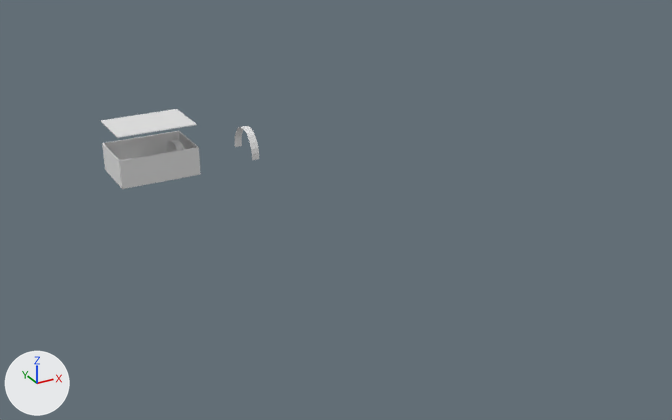
The Blender file Assets/Room.blend: old version first, new version second.
Camera for both pictures: a 50 mm camera at (-174.0, -572.0, 227.0) aimed at (40.0, -183.0, 32.0). The axes (+X, +Y, +Z) are drawn at lower left. The lights are the same throughout.

In view in the first picture: 'Arch', 'Arch.001', 'Cube', 'Cube.001', 'Cube.002', 'Cube.003', 'Floor', 'Roof'.
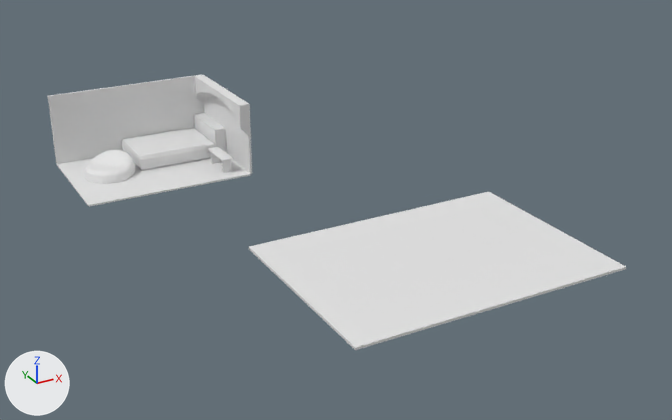
Commit message: add the final decorations to the room

Where the change shows, as pixel boxes (x1, y1, x2, y2) in the pictures (672 x 420 px):
'Roof', moved, rescaled (290% wider, 430% taller)
    before: (101, 109, 197, 138)
    after: (249, 192, 626, 350)
'Cube.003', moved, rescaled (94% wider, 109% taller)
    before: (120, 147, 200, 189)
    after: (48, 75, 204, 164)
'Floor', rescaled
    before: (124, 174, 200, 189)
    after: (57, 158, 250, 207)
'Cube.002', moved, turned, rescaled
    before: (104, 131, 179, 161)
    after: (203, 75, 252, 174)
'Plane', added
    after: (121, 129, 207, 168)
'Sphere', added
    after: (84, 150, 135, 184)
'Cube.001', moved, rescaled, turned
    before: (102, 143, 122, 188)
    after: (194, 113, 227, 153)
'Back Wall Curve', added
    after: (194, 75, 249, 136)
'Arch', deleted
    before: (235, 126, 259, 160)
'Cube', moved, rescaled, turned
    before: (178, 131, 201, 174)
    after: (208, 147, 233, 162)
'Bottom mattress', added
    after: (137, 151, 211, 170)
'Top mattress', added
    after: (187, 128, 215, 152)
'Arch.001', deleted
    before: (167, 140, 184, 152)
'BRICK', added
    after: (221, 160, 231, 173)
'BRICK.001', added
    after: (210, 152, 221, 164)

The change, as a list of edits to the scene's bpy script:
```text
Add me_cube_022:
    me_cube_022.from_pydata(...)  # 124 vertices, 136 faces; spans x -1.0..1.0, y -1.0..1.0, z -5.2..1.0
Add me_sphere_001:
    me_sphere_001.from_pydata(...)  # 482 vertices, 512 faces; spans x -1.0..1.0, y -1.24..1.0, z -0.09..0.87
Add me_plane:
    me_plane.from_pydata(...)  # 89 vertices, 73 faces; spans x -0.69..1.0, y -0.9..0.89, z -8.23..0.02
Add me_cube_025:
    me_cube_025.from_pydata(...)  # 330 vertices, 328 faces; spans x -1.0..1.0, y -1.0..1.0, z -1.0..1.0
Add me_cube_017:
    me_cube_017.from_pydata(...)  # 44 vertices, 42 faces; spans x -0.42..1.0, y -1.0..1.0, z -5.1..1.0
Remove ob_arch:
    ob_arch = bpy.data.objects.new('Arch', me_cube_001)
    ob_arch.location = (69.1, 0.0, 0.0)
    ob_arch.scale = (2.75, 24.4, 0.1)
Change ob_cube:
    ob_cube.rotation_euler: (0.0, 0.0, 1.571) -> (0.0, 0.0, 0.0)  # degrees (0, 0, 90) -> degrees (0, 0, 0)
    ob_cube.location: (26.6, 0.0, 8.0) -> (42.0, -18.5, 9.8)
    ob_cube.scale: (19.1, 0.33, 9.47) -> (3.84, 13.0, 0.454)
Change ob_cube_001:
    ob_cube_001.rotation_euler: (0.0, 0.0, 1.571) -> (0.0, 0.0, 0.0)  # degrees (0, 0, 90) -> degrees (0, 0, 0)
    ob_cube_001.location: (-26.6, 0.0, 8.0) -> (50.0, 20.0, 10.5)
    ob_cube_001.scale: (19.1, 0.33, 9.47) -> (4.0, 20.0, 10.0)
Change ob_cube_002:
    ob_cube_002.location: (0.0, 19.1, 8.0) -> (54.7, 0.0, 24.5)
    ob_cube_002.rotation_euler: (0.0, 0.0, 0.0) -> (0.0, 0.0, 1.571)  # degrees (0, 0, 0) -> degrees (0, 0, 90)
    ob_cube_002.scale: (26.6, 0.414, 9.47) -> (40.0, 0.7, 24.0)
Change ob_cube_003:
    ob_cube_003.location: (0.0, -19.1, 8.0) -> (0.0, 40.7, 24.5)
    ob_cube_003.scale: (26.6, 0.414, 9.47) -> (54.0, 0.7, 24.0)
Change ob_floor:
    ob_floor.scale: (26.6, 0.237, 19.1) -> (54.0, 0.5, 40.0)
Change ob_roof:
    ob_roof.location: (0.0, 0.0, 33.1) -> (0.0, -327.8, 77.8)
    ob_roof.scale: (26.6, 0.237, 19.1) -> (54.4, 0.485, 39.1)
Remove ob_arch_001:
    ob_arch_001 = bpy.data.objects.new('Arch.001', me_cube_010)
    ob_arch_001.location = (17.9, 0.0, 0.0)
    ob_arch_001.scale = (2.59, 22.1, 0.0914)
Add ob_brick_001:
    ob_brick_001 = bpy.data.objects.new('BRICK.001', me_cube_022)
    ob_brick_001.location = (42.0, -9.0, 8.0)
    ob_brick_001.rotation_euler = (0.0, 0.0, -0.0901)  # degrees (0, 0, -5.2)
    ob_brick_001.scale = (3.0, 1.39, 1.45)
Add ob_brick:
    ob_brick = bpy.data.objects.new('BRICK', me_cube_022.copy())
    ob_brick.location = (42.0, -28.0, 8.0)
    ob_brick.rotation_euler = (0.0, 0.0, 0.0623)  # degrees (0, 0, 3.6)
    ob_brick.scale = (3.0, 1.39, 1.45)
Add ob_sphere:
    ob_sphere = bpy.data.objects.new('Sphere', me_sphere_001)
    ob_sphere.location = (-29.1, 2.6, 0.0)
    ob_sphere.rotation_euler = (0.0, 0.0, 2.374)  # degrees (0, 0, 136)
    ob_sphere.scale = (16.1, 14.5, 15.2)
Add ob_plane:
    ob_plane = bpy.data.objects.new('Plane', me_plane)
    ob_plane.location = (10.9, 20.0, 11.1)
    ob_plane.scale = (28.0, 23.0, 1.0)
Add ob_top_mattress:
    ob_top_mattress = bpy.data.objects.new('Top mattress', me_cube_025)
    ob_top_mattress.location = (19.0, 20.0, 8.0)
    ob_top_mattress.scale = (27.0, 20.0, 2.5)
Add ob_bottom_mattress:
    ob_bottom_mattress = bpy.data.objects.new('Bottom mattress', me_cube_025.copy())
    ob_bottom_mattress.location = (19.0, 20.0, 3.0)
    ob_bottom_mattress.scale = (27.0, 20.0, 2.5)
Add ob_back_wall_curve:
    ob_back_wall_curve = bpy.data.objects.new('Back Wall Curve', me_cube_017)
    ob_back_wall_curve.location = (50.0, 0.0, 45.0)
    ob_back_wall_curve.scale = (4.0, 40.0, 3.5)
```
